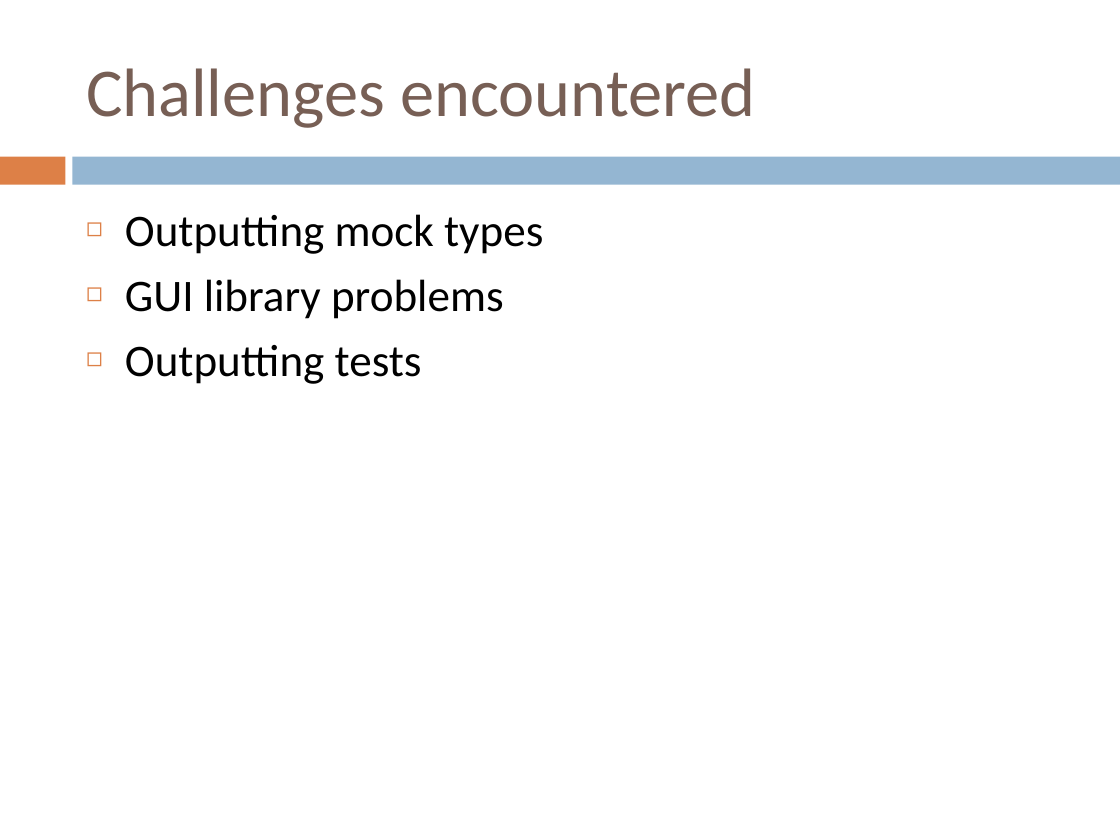
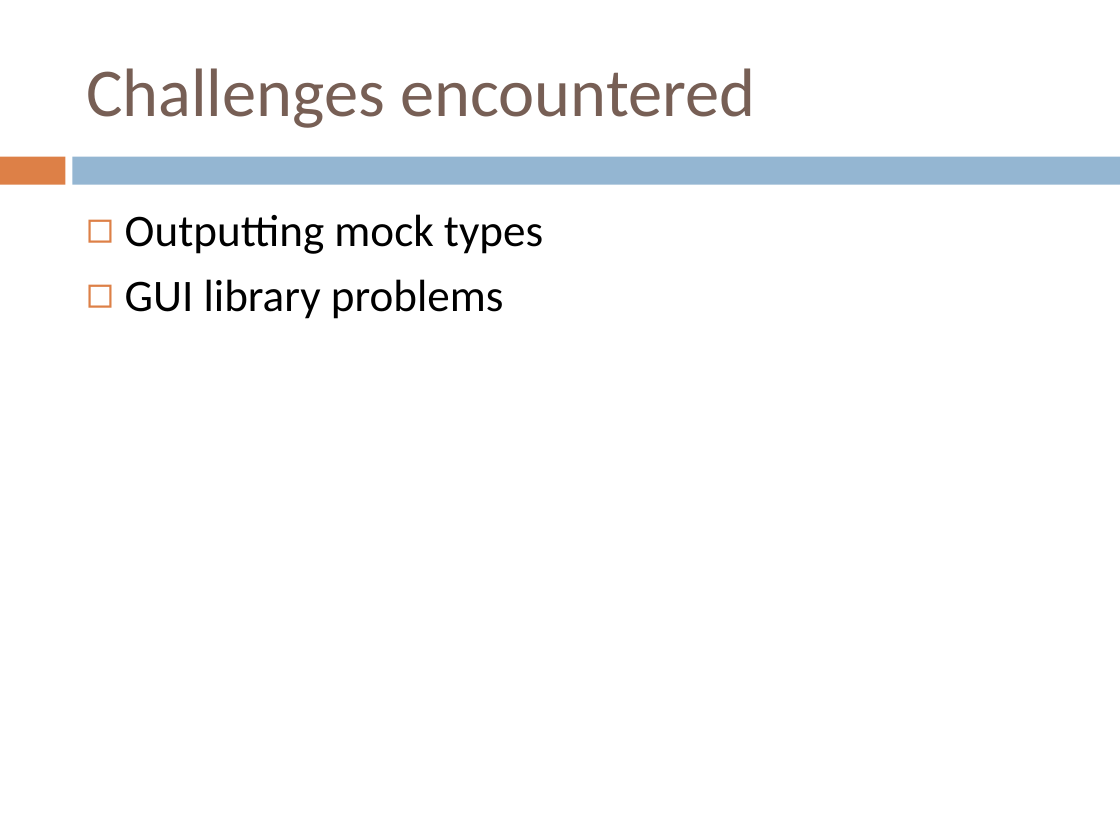
Before and after one commit to IgnoredAmbience/splats, a slide deck: slide 14 of docs/SpLATS.ppt (slide 15 before the commit). Drawn at 1120x840 pixels with LibreOffice and Linux fonts; fonts in the diff are those of the drawing. Boxes give left, top, right and bottom in pixels: in the first picture for what was removed or moved away, otherwise in the second. Text is boxed around its words. In the diff, an @@ line names an element or a change of style, - is before the commit and + after.

```diff
--- a/docs/SpLATS.ppt
+++ b/docs/SpLATS.ppt
@@ text at [125, 345, 422, 384]: paragraph removed @@
-◻ Outputting tests
```
Also in this commit, not shown: 1 other slide changed, 1 slide added, 1 slide removed.
